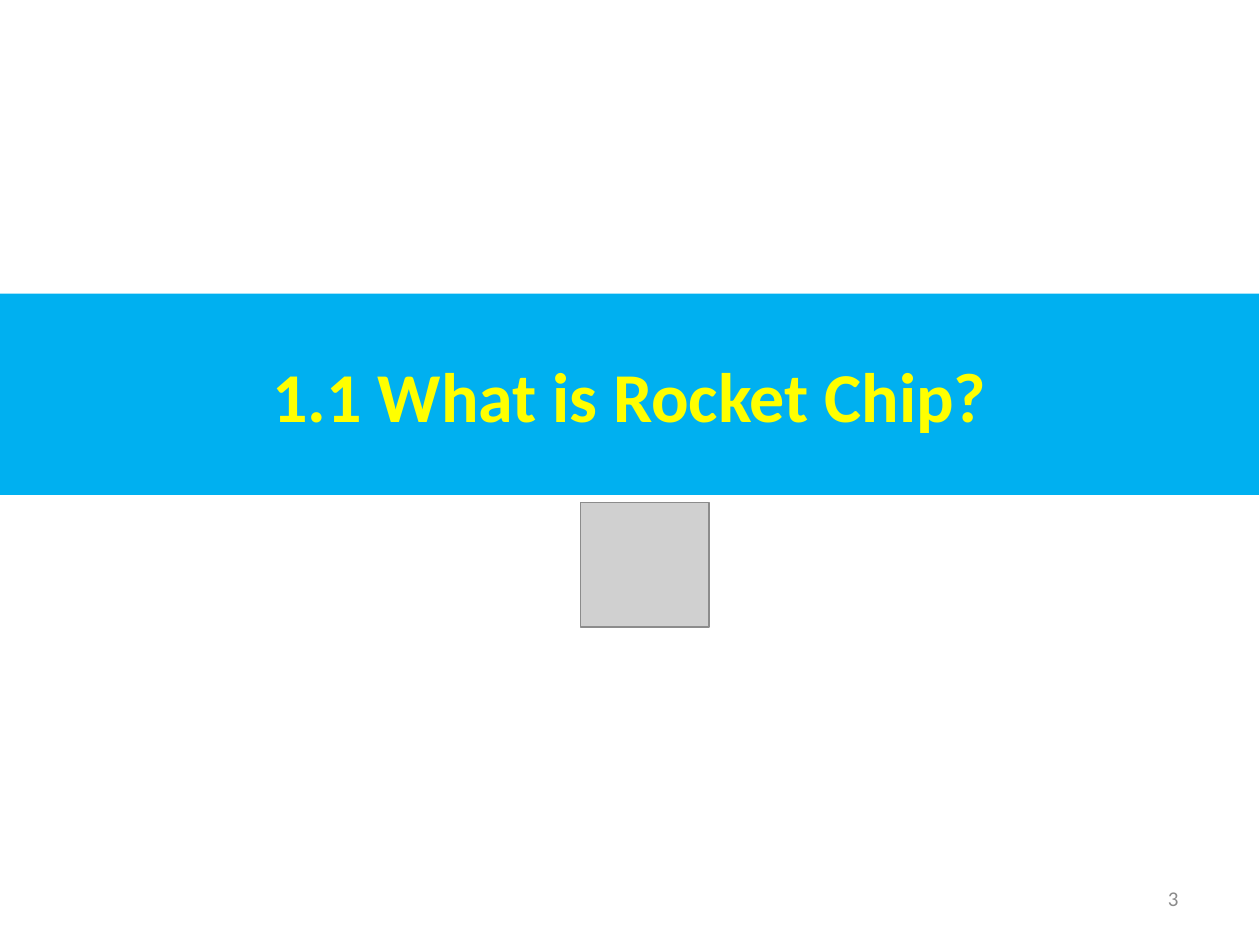
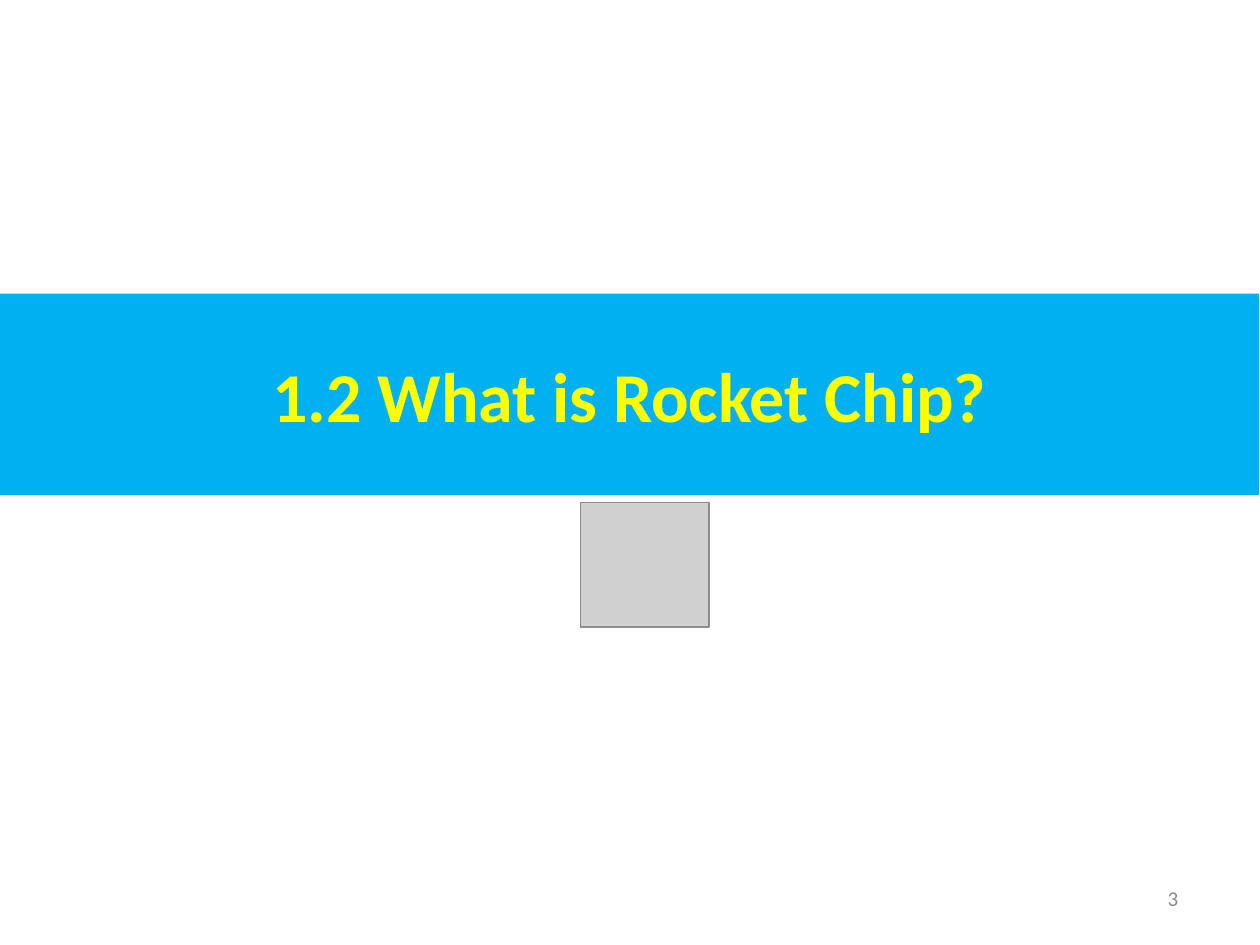
Before and after one commit to peterhchen/AIU_CS800_Chisel, a slide deck: slide 3 of 020_Chisel/004_RocketChip/000_Video/001.01_05_RocketChip.ppt. Drawn at 1260x945 pixels with LibreOffice and Linux fonts; fonts in the diff are those of the drawing; grey boxes stand for pictures. Boxes give left, top, right and bottom in pixels: in the first picture for what was removed or moved away, otherwise in the second. Text is boxed around its words. In the diff, an @@ line names an element or a change of style, - is before the commit and + after.

```diff
--- a/020_Chisel/004_RocketChip/000_Video/001.01_05_RocketChip.ppt
+++ b/020_Chisel/004_RocketChip/000_Video/001.01_05_RocketChip.ppt
@@ text in rectangle at bbox=[272, 373, 987, 433]: text changed @@
-1.1 What is Rocket Chip?
+1.2 What is Rocket Chip?
```
Also in this commit, not shown: 5 other slides changed, 4 slides added.
